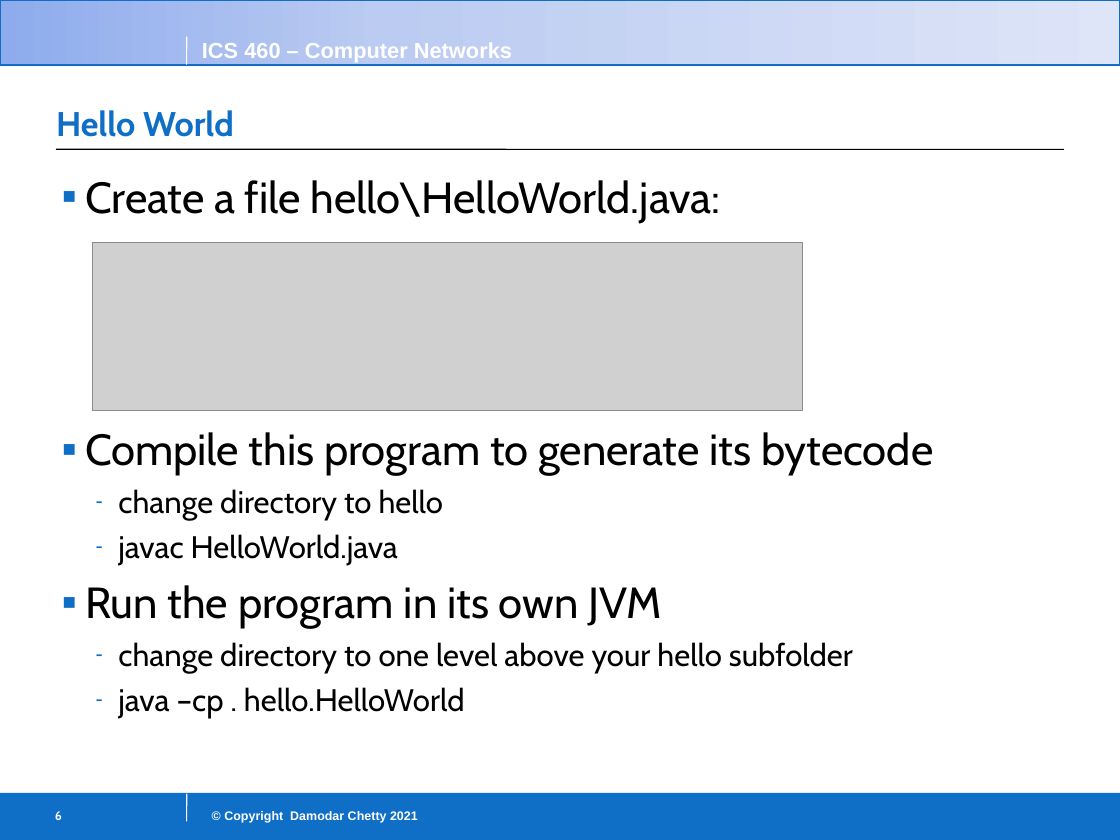
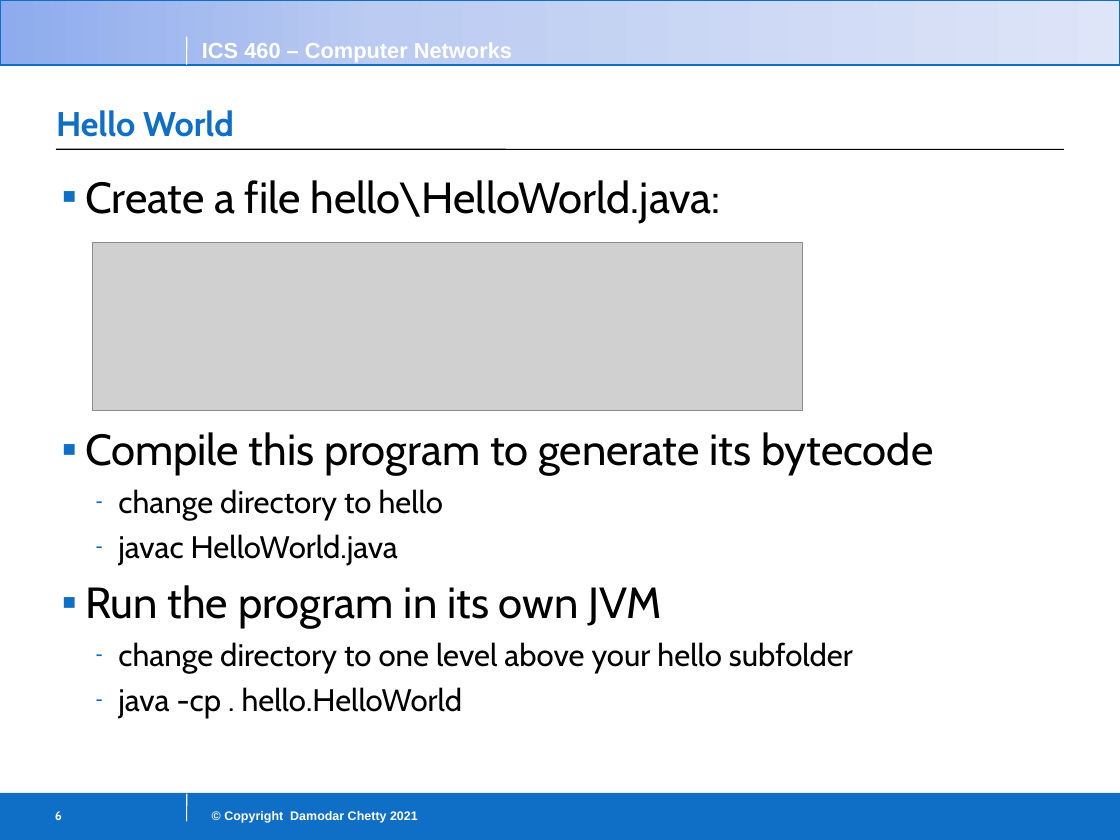
Before and after one commit to ping58972/Metropolitan-State-University-All-Courses, a slide deck: slide 6 of Networks_and_Security-ICS460_01-Falll2021/class1a-JavaReview.pptx. Drawn at 1120x840 pixels with LibreOffice and Linux fonts; fonts in the diff are those of the drawing; grey boxes stand for pictures. Boxes give left, top, right and bottom in pixels: in the first picture for what was removed or moved away, otherwise in the second. Text is boxed around its words. In the diff, an @@ line names an element or a change of style, - is before the commit and + after.

```diff
--- a/Networks_and_Security-ICS460_01-Falll2021/class1a-JavaReview.pptx
+++ b/Networks_and_Security-ICS460_01-Falll2021/class1a-JavaReview.pptx
@@ text at <box>118,687,463,718</box>: text changed @@
-  – java –cp . hello.HelloWorld
+  – java -cp . hello.HelloWorld
```
Also in this commit, not shown: 3 other slides changed, 1 slide added, 12 other files.
